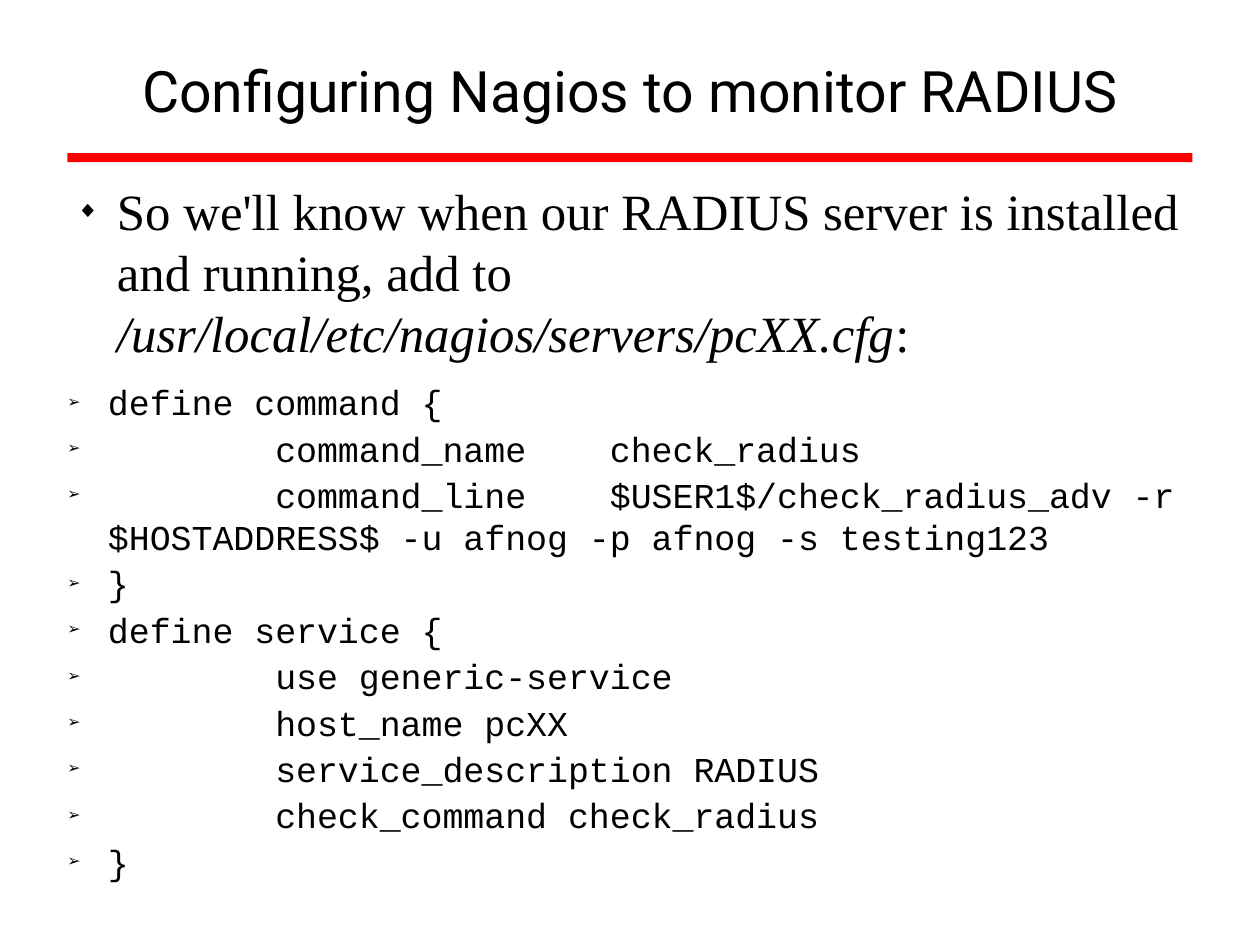
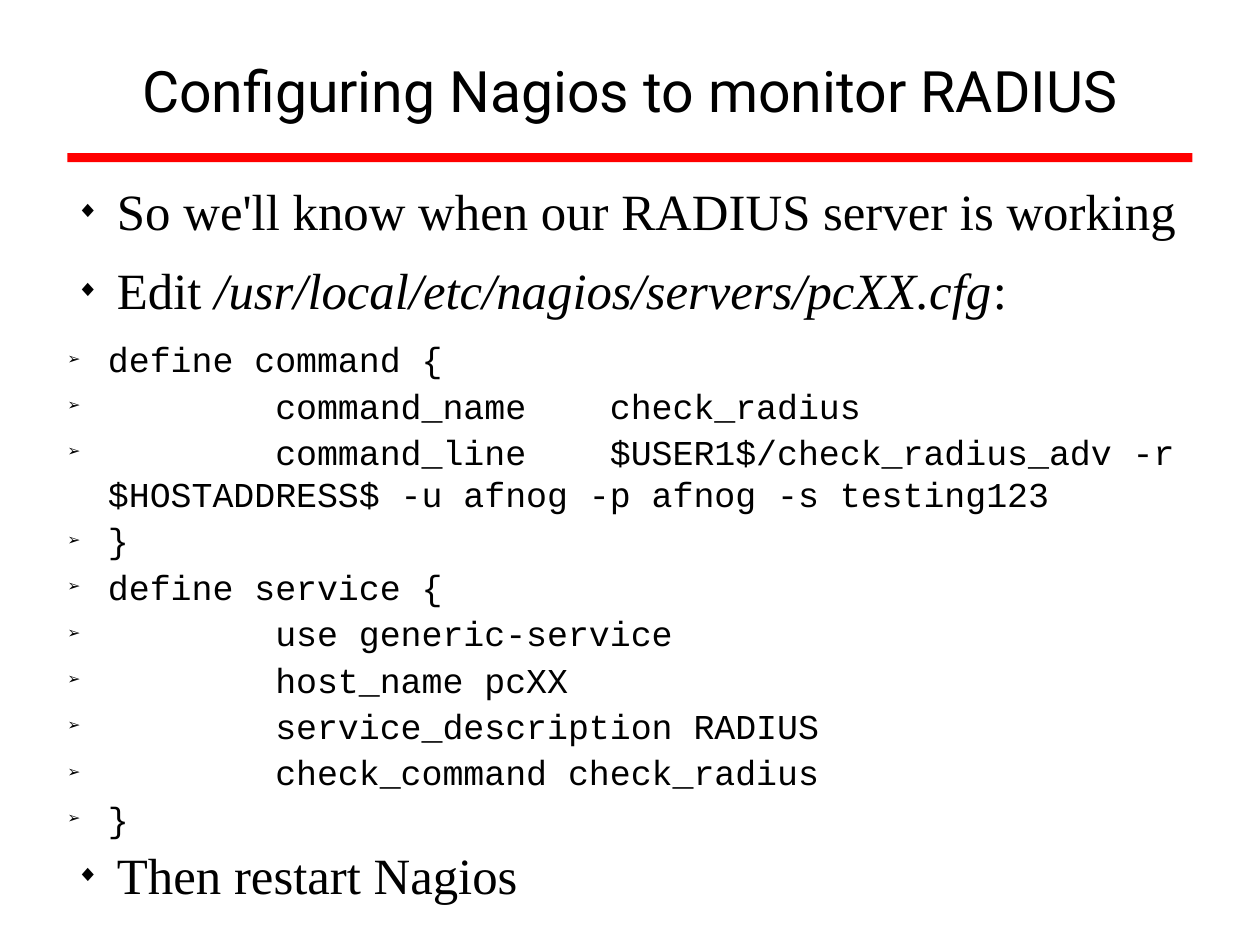
Before and after one commit to afnog/sse, a slide deck: slide 28 of radius/radius_presentation.odp. Drawn at 1260x945 pixels with LibreOffice and Linux fonts; fonts in the diff are those of the drawing; background and template pictures are left out. Boxes give left, top, right and bottom in pixels: in the first picture for what was removed or moved away, otherwise in the second. Text is boxed around its words. In the diff, an @@ line names an element or a change of style, - is before the commit and + after.

Commit message:
/ ‘radius/radius_presentation.odp’

```diff
--- a/radius/radius_presentation.odp
+++ b/radius/radius_presentation.odp
@@ text at [117,194,1176,320]: text changed @@
-◆ So we'll know when our RADIUS server is installed and running, add to /usr/local/etc/nagios/servers/pcXX.cfg:
+◆ So we'll know when our RADIUS server is working
+◆ Edit /usr/local/etc/nagios/servers/pcXX.cfg:
@@ text at [117,858,518,904]: paragraph added @@
+◆ Then restart Nagios
```
